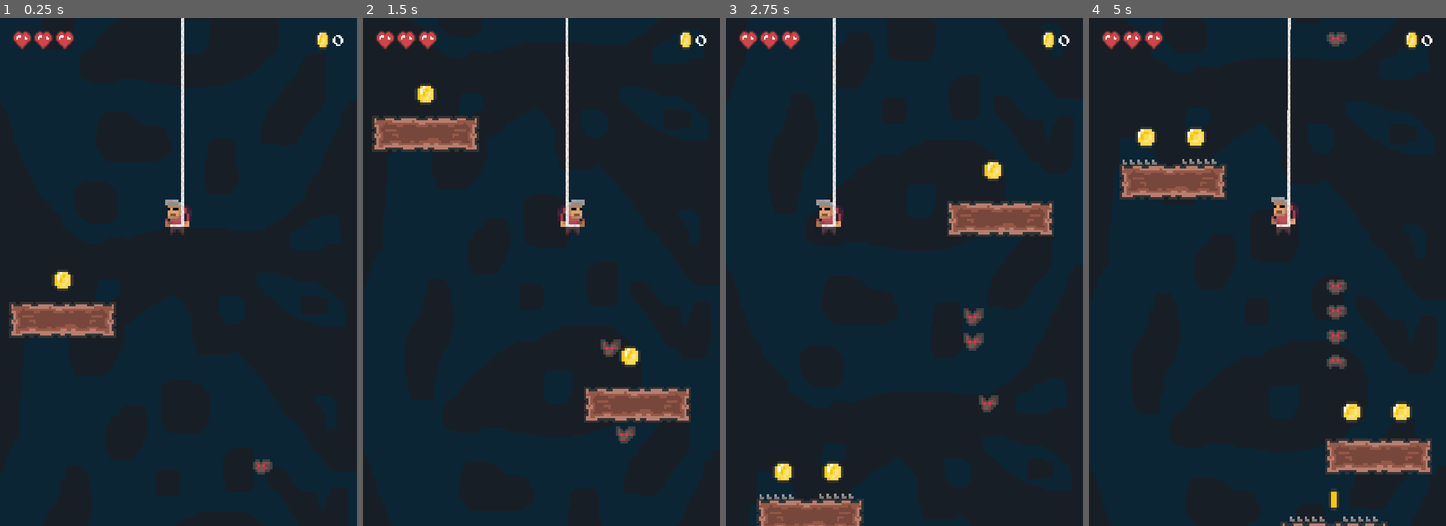
Above: before the commit, frames 1-4 (left to right).
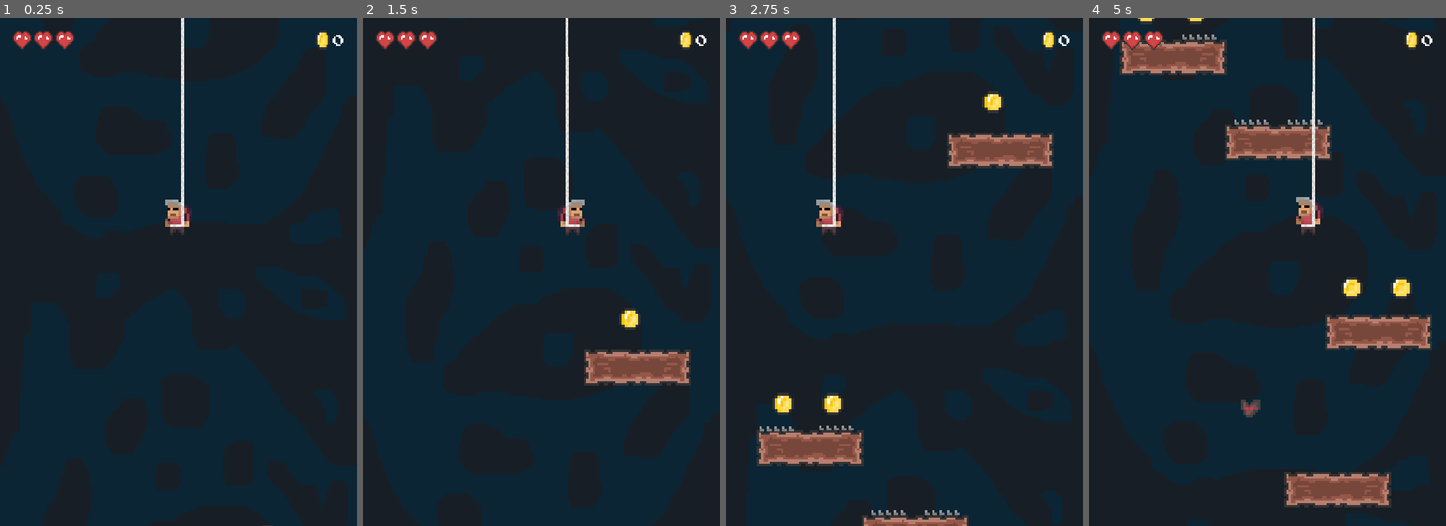
Above: after the commit, the same moments.

Repository: drxwat/rope-and-digger-game
Game: Godot game, scene res://level/main-level/MainLevel.tscn
Same seed, same stepped clock (60 frames per second), same inputs: the game is played once before the commit and once after it.
Inputs (mouse positions are in pixels of both pictures, inside the frame that each line leads up to):
- Up to frame 1 (0.25 s): no input
- Up to frame 2 (1.5 s): move the mouse to (620, 246) at 0.52 s; hold D (move_right) from 0.53 s (still down); click (620, 246) at 0.67 s; move the mouse to (470, 297) at 1.27 s
- Up to frame 3 (2.75 s): move the mouse to (940, 160) at 2.02 s; release D (move_right) at 2.03 s; hold A (move_left) from 2.03 s (still down)
- Up to frame 4 (5 s): move the mouse to (1249, 373) at 2.77 s; release A (move_left) at 2.78 s; hold D (move_right) 2.78-4.28 s; click (1249, 373) at 2.92 s; move the mouse to (1374, 348) at 3.52 s; move the mouse to (1160, 195) at 4.27 s; hold A (move_left) from 4.28 s (still down)

The runs differ from the first frame. In frame 1, 2.4% of the frame differs, in the area x 2-77%, y 49-100%; in frame 2, 6.8%; in frame 3, 10%; in frame 4, 16%, in the area x 8-97%, y 0-100%.

Commit message:
bat

Diff:
--- a/core/bat/Bat.gd
+++ b/core/bat/Bat.gd
@@ -3,7 +3,8 @@
 onready var attack_timer := $AttackTimer
 
 var is_attacking := false
-var velocity := Vector2(0, -200)
+var speed := 350
+var velocity := Vector2(0, -speed)
 var gravity := 250
 var attack_duration := 3
 
--- a/core/bat/Bat.tscn
+++ b/core/bat/Bat.tscn
@@ -56,8 +56,7 @@
 modulate = Color( 1.3, 1.3, 1.3, 1 )
 position = Vector2( 0, -15.7789 )
 scale = Vector2( 5, 5 )
-frames = SubResource( 6 )
-frame = 2
+frames = SubResource( 7 )
 playing = true
 
 [node name="CollisionShape2D" type="CollisionShape2D" parent="."]
--- a/core/platforms/platform-simple/PlatformSimple.gd
+++ b/core/platforms/platform-simple/PlatformSimple.gd
@@ -1,18 +1,48 @@
 extends KinematicBody2D
-
 
 var width := 0.0
 var height := 0.0
 var is_mooving := false
+var move_amplitude : float
+var move_target : Vector2
+var rng = RandomNumberGenerator.new()
+var move_speed := 150
+var move_dir := 0 # 0 left, 1 right
 
 func _ready():
 	width = $Sprite.texture.get_size().x * $Sprite.scale.x
 	height = $Sprite.texture.get_size().y * $Sprite.scale.y
+	rng.randomize()
 
 func _physics_process(delta):
-	pass
-#	if is_mooving:
-#		move_and_slide()
+	if not is_mooving:
+		return
+	if not move_target:
+		init_randonm_move_target()
+	if position.distance_to(move_target) <= 5:
+		update_move_targer()
+	move_and_slide(position.direction_to(move_target) * move_speed)
 
 func on_screen_exited():
 	queue_free()
+
+func update_move_targer():
+	if move_dir == 0:
+		set_right_move_target()
+	else:
+		set_left_move_target()
+
+func init_randonm_move_target():
+	if rng.randi_range(0, 1) == 1: # MOVE_LEFT
+		set_left_move_target()
+	else:
+		set_right_move_target()
+
+
+func set_right_move_target():
+	move_dir = 1
+	move_target = Vector2(move_amplitude - width, position.y)
+
+func set_left_move_target():
+	move_dir = 0
+	move_target = Vector2(width, position.y)
--- a/core/player/Player.gd
+++ b/core/player/Player.gd
@@ -5,7 +5,7 @@
 signal hp_changed
 
 export var speed := 300
-export var gravity := 250
+export var gravity := 350
 export var max_hp := 3
 
 onready var char_sprite := $GFX/AnimatedSprite
@@ -15,6 +15,7 @@
 onready var center_position := position.x
 onready var audio_player := $AudioStreamPlayer2D
 onready var animation_player := $AnimationPlayer
+onready var spawn_position := $CamaraContainer/Camera2D/Position2D
 
 var top_direction = Vector2(0, -1)
 var last_tap_action = null
--- a/core/player/Player.tscn
+++ b/core/player/Player.tscn
@@ -98,8 +98,11 @@
 drag_margin_right = 1.0
 editor_draw_drag_margin = true
 
+[node name="Position2D" type="Position2D" parent="CamaraContainer/Camera2D"]
+position = Vector2( 0, 478.672 )
+
 [node name="AudioStreamPlayer2D" type="AudioStreamPlayer2D" parent="."]
 
 [node name="AnimationPlayer" type="AnimationPlayer" parent="."]
-anims/take_damage = SubResource( 10 )
+anims/take_damage = SubResource( 8 )
 [connection signal="body_entered" from="PickUpArea" to="." method="pick_up"]
--- a/core/ui/hud/HUD.gd
+++ b/core/ui/hud/HUD.gd
@@ -7,5 +7,4 @@
 	coin_counter.set_coins_amount(value)
 
 func update_hp(value: int):
-	print(value)
 	hp_bar.update_health(value)
--- a/level/main-level/MainLevel.gd
+++ b/level/main-level/MainLevel.gd
@@ -2,6 +2,8 @@
 
 export var platform_spawn_time := 3
 export var spikes_probability := 0.3
+export var mooving_platform_probability := 0.4
+export var platform_speed_range := Vector2(150, 350)
 
 onready var bg1 : Background = $Backgrounds/Background1
 onready var bottom_bg : Background = $Backgrounds/Background3
@@ -42,15 +44,15 @@
 func spawn_bat():
 	var bat = bat_sceene.instance()
 	var y_position = get_viewport().size.y
-	bat.position = Vector2(500, player.position.y + (y_position / 2) - 100)
+	bat.gravity = player.gravity - 100
+	bat.position = Vector2(rng.randf_range(50, bg_width - 50), player.spawn_position.global_position.y)
 	add_child(bat)
-	print(bat.position)
-	print(player.position)
-
-
 
 func _place_random_platrom() -> Node2D:
 	var platform =  platforms[PlatfromsTypes.SIMPLE].instance()
+	platform.move_amplitude = bg_width
+	platform.move_speed = rng.randf_range(platform_speed_range.x, platform_speed_range.y)
+	platform.is_mooving = rng.randf_range(0, 1) > mooving_platform_probability
 	var distance_to_player = bottom_bg.position.y - player.position.y
 	var margin_bottom = player_to_bottom_bg_normal_dist - distance_to_player
 	var platform_y_position = margin_bottom + bottom_bg.position.y
--- a/level/main-level/MainLevel.tscn
+++ b/level/main-level/MainLevel.tscn
@@ -7,7 +7,6 @@
 [ext_resource path="res://core/background/Background.tscn" type="PackedScene" id=5]
 [ext_resource path="res://core/ui/hud/HUD.tscn" type="PackedScene" id=6]
 [ext_resource path="res://core/spikes/Spikes.tscn" type="PackedScene" id=7]
-[ext_resource path="res://core/bat/Bat.tscn" type="PackedScene" id=8]
 
 [node name="MainLevel" type="Node2D"]
 script = ExtResource( 1 )
@@ -28,12 +27,6 @@
 position = Vector2( 0, 2160 )
 
 [node name="Platforms" type="Node2D" parent="."]
-
-[node name="PlatformSimple" parent="Platforms" instance=ExtResource( 4 )]
-position = Vector2( 126.358, 1192.75 )
-
-[node name="Coin" parent="Platforms/PlatformSimple" instance=ExtResource( 3 )]
-position = Vector2( 0, -80 )
 
 [node name="PlatformSimple2" parent="Platforms" instance=ExtResource( 4 )]
 position = Vector2( 553.883, 1738.83 )
@@ -67,19 +60,15 @@
 
 [node name="Player" parent="." instance=ExtResource( 2 )]
 position = Vector2( 360.278, 902.884 )
-gravity = 300
 
 [node name="Timers" type="Node" parent="."]
 
 [node name="PlatformTimer" type="Timer" parent="Timers"]
-wait_time = 3.0
 autostart = true
 
 [node name="BatTimer" type="Timer" parent="Timers"]
+wait_time = 3.0
 autostart = true
-
-[node name="Bat" parent="." instance=ExtResource( 8 )]
-position = Vector2( 529.699, 1427.5 )
 [connection signal="screen_exited" from="Backgrounds/Background1" to="." method="move_bg_to_bottom"]
 [connection signal="screen_exited" from="Backgrounds/Background2" to="." method="move_bg_to_bottom"]
 [connection signal="screen_exited" from="Backgrounds/Background3" to="." method="move_bg_to_bottom"]
--- a/project.godot
+++ b/project.godot
@@ -40,6 +40,7 @@
 
 window/size/width=720
 window/size/height=1024
+window/size/fullscreen=true
 window/handheld/orientation="portrait"
 window/stretch/mode="2d"
 window/stretch/aspect="keep_width"
Not shown: 2 places in core/bat/Bat.tscn that only renumber resources
Not shown: 3 places in core/player/Player.tscn that only renumber resources
Not shown: 1 places in level/main-level/MainLevel.tscn that only renumber resources
